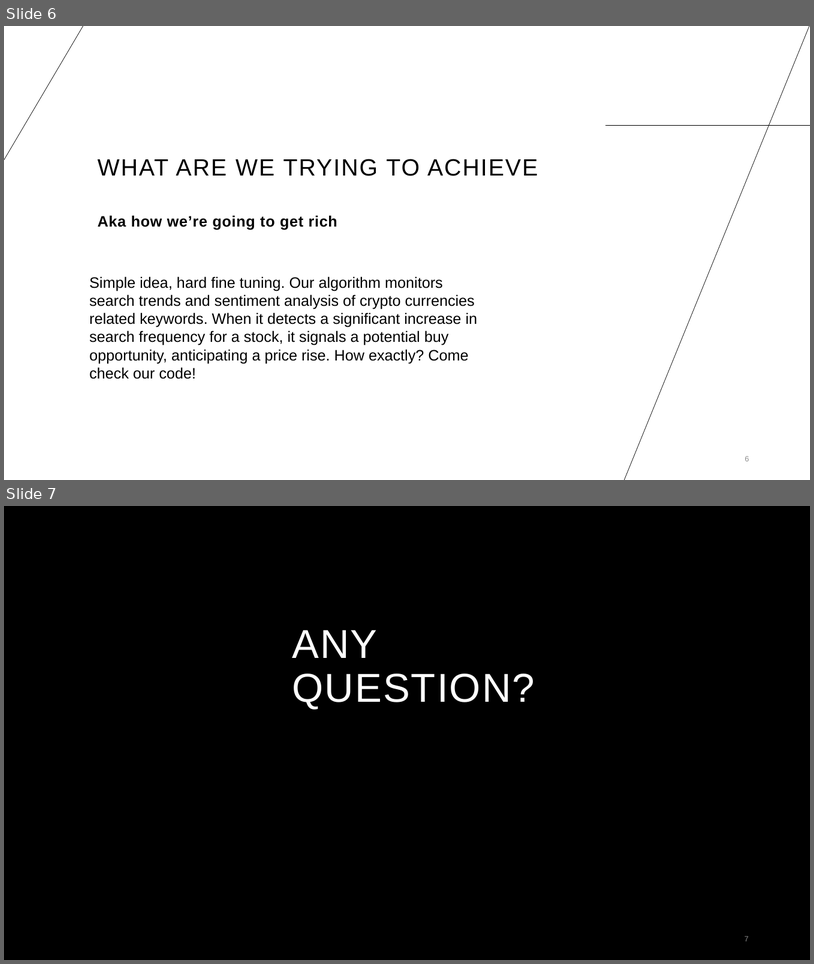
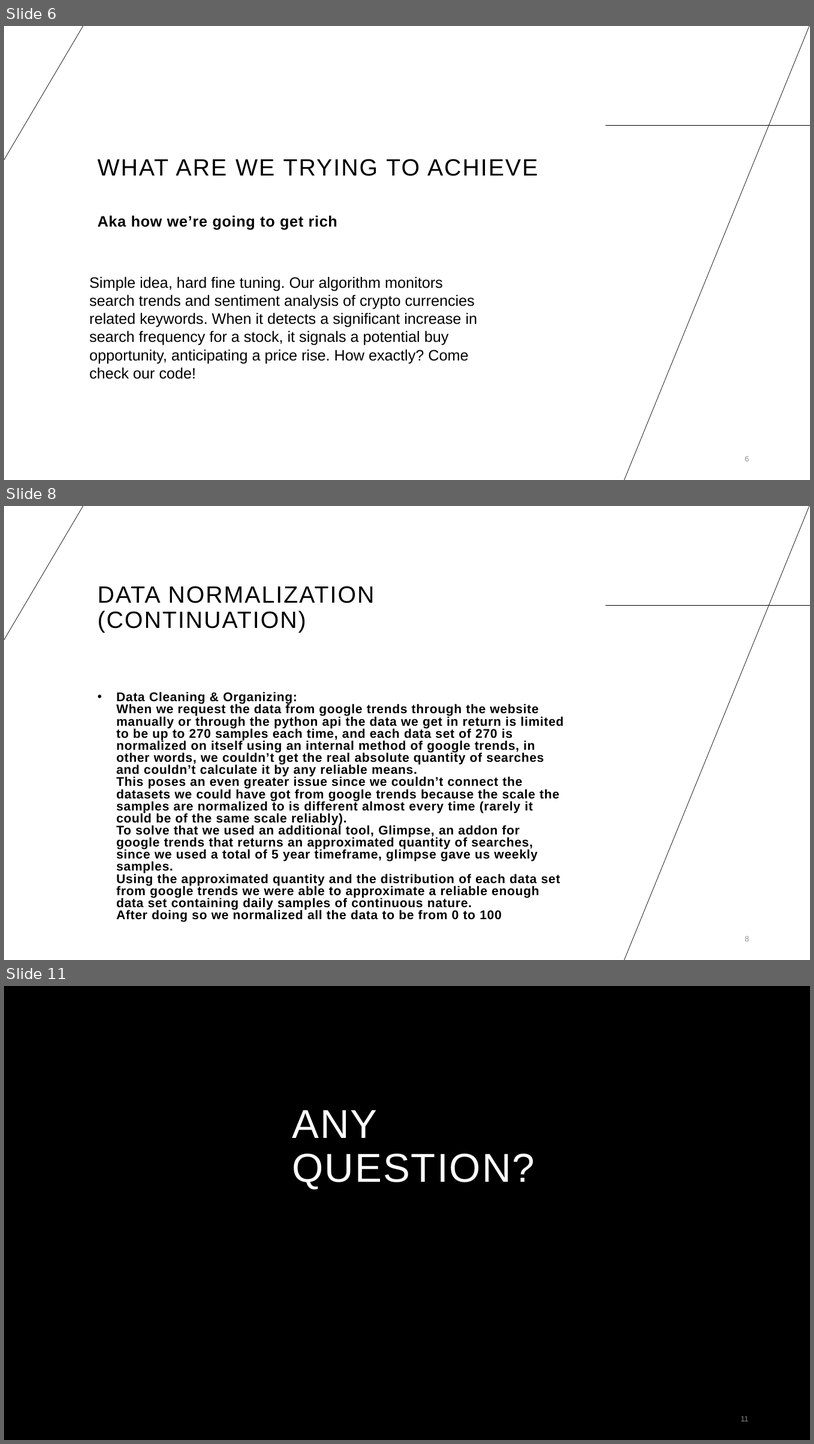
Before and after one commit to HillelCharbit/Trading-Algorithm-Project---google-trends, a slide deck: presentation/Trading Sentiment Analysis in Decentralized Cryptocurrencies.pptx. Shown one above the other, each under a label of ours: slides 6 and 7 before the commit, slides 6, 8 and 11 after it; the slides between them are not shown. The pictures are 814x964 and 814x1444 pixels, drawn with LibreOffice and Linux fonts; fonts in the diff are those of the drawing; background and template pictures are left out. Boxes give left, top, right and bottom in pixels: in the first picture for what was removed or moved away, otherwise in the second. Text is boxed around its words. In the diff, an @@ line names an element or a change of style, - is before the commit and + after.

```diff
--- a/presentation/Trading Sentiment Analysis in Decentralized Cryptocurrencies.pptx
+++ b/presentation/Trading Sentiment Analysis in Decentralized Cryptocurrencies.pptx
@@ slide 8 added at box(4, 506, 810, 960), background #FFFFFF; not listed: 3 template elements that a slide beside it also shows @@
@@ title added at box(98, 586, 375, 633), 28 pt, text #000000 @@
+DATA NORMALIZATION (CONTINUATION)
@@ text added at box(116, 691, 564, 922), 15 pt, text #000000, bold @@
+• Data Cleaning & Organizing:
+  When we request the data from google trends through the website manually or through the python api the data we get in return is limited to be up to 270 samples each time, and each data set of 270 is normalized on itself using an internal method of google trends, in other words, we couldn’t get the real absolute quantity of searches and couldn’t calculate it by any reliable means.
+  This poses an even greater issue since we couldn’t connect the datasets we could have got from google trends because the scale the samples are normalized to is different almost every time (rarely it could be of the same scale reliably).
+  To solve that we used an additional tool, Glimpse, an addon for google trends that returns an approximated quantity of searches, since we used a total of 5 year timeframe, glimpse gave us weekly samples.
+  Using the approximated quantity and the distribution of each data set from google trends we were able to approximate a reliable enough data set containing daily samples of continuous nature.
+  After doing so we normalized all the data to be from 0 to 100
@@ page number added at box(745, 936, 749, 941), 9 pt, text #8C8C8C @@
+8
@@ what was slide 7 is now slide 11 @@
@@ page number at box(741, 1416, 749, 1421): text changed @@
-7
+11
```
Also in this commit, not shown: 4 slides changed, 3 other slides added, 7 other files.
